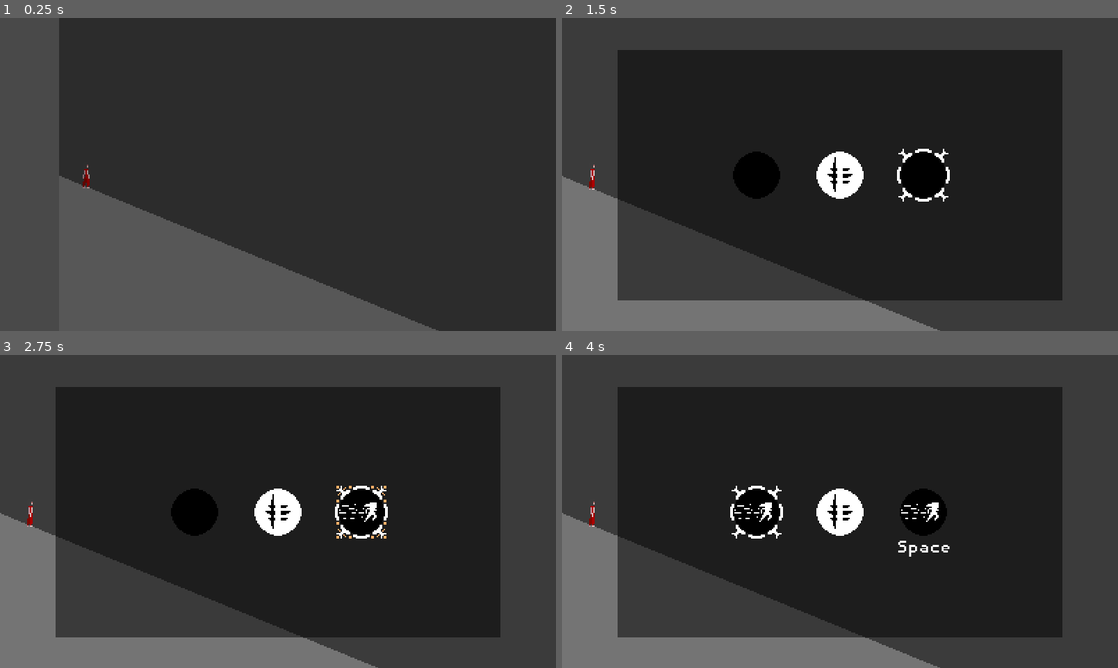
Above: before the commit, frames 1-4 (two rows, left to right).
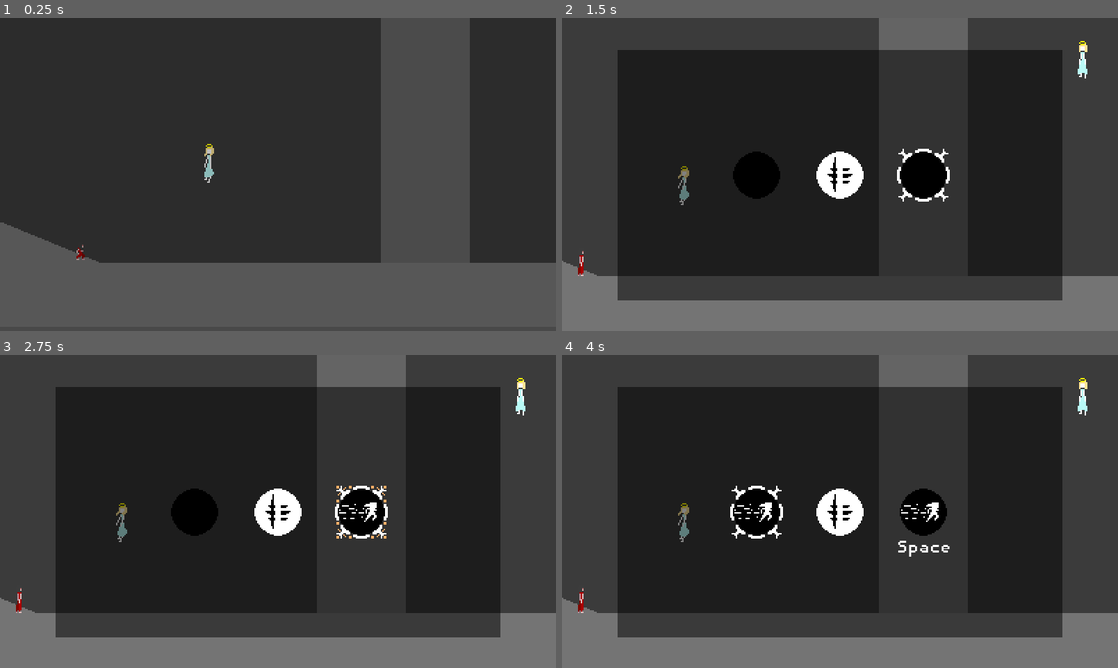
Above: after the commit, the same moments.

Repository: Lilith-In-Starlight/obsidian-glow
Game: Godot game, scene res://Areas/Field/FieldSubway.tscn
Same seed, same stepped clock (60 frames per second), same inputs: the game is played once before the commit and once after it. This scene is started directly instead of the project's main scene.
Inputs:
- Up to frame 1 (0.25 s): no input
- Up to frame 2 (1.5 s): tap Enter at 0.5 s; hold Right from 0.53 s (still down); tap I at 0.6 s; tap Up at 0.77 s; tap Space at 1.25 s; tap Z at 1.35 s
- Up to frame 3 (2.75 s): tap Up at 1.52 s; tap Enter at 2 s; release Right at 2.03 s; hold Left from 2.03 s (still down); hold X from 2.03 s (still down)
- Up to frame 4 (4 s): tap Space at 2.75 s; release Left at 2.78 s; release X at 2.78 s; hold Right from 2.78 s (still down); tap I at 2.85 s; tap Up at 3.02, 3.77 s; tap Enter at 3.5 s; hold Z from 3.53 s (still down)

The runs differ from the first frame. In frame 1, 33% of the frame differs, in the area x 0-100%, y 0-100%; in frame 2, 17%; in frame 3, 17%; in frame 4, 17%.

Commit message:
Changed most CollisionShapes for CollisionPolygons

Diff:
--- a/Areas/Field/FieldSubway.tscn
+++ b/Areas/Field/FieldSubway.tscn
@@ -9,21 +9,9 @@
 [ext_resource path="res://HUD/HUD.tscn" type="PackedScene" id=7]
 
 [sub_resource type="RectangleShape2D" id=1]
-extents = Vector2( 470, 102.5 )
-
-[sub_resource type="RectangleShape2D" id=2]
 extents = Vector2( 730, 102.5 )
 
-[sub_resource type="RectangleShape2D" id=3]
-extents = Vector2( 177, 28 )
-
-[sub_resource type="RectangleShape2D" id=4]
-extents = Vector2( 39, 168 )
-
-[sub_resource type="RectangleShape2D" id=5]
-extents = Vector2( 272.323, 10 )
-
-[sub_resource type="Environment" id=6]
+[sub_resource type="Environment" id=2]
 background_mode = 4
 tonemap_mode = 2
 glow_enabled = true
@@ -32,7 +20,6 @@
 
 [node name="World" type="StaticBody2D" parent="."]
 __meta__ = {
-"_edit_group_": true,
 "_edit_lock_": true
 }
 
@@ -44,34 +31,12 @@
 "_edit_lock_": true
 }
 
-[node name="CollisionShape2D" type="CollisionShape2D" parent="World"]
-position = Vector2( 818, 375 )
+[node name="CollisionShape2D2" type="CollisionShape2D" parent="World"]
+position = Vector2( 823, -161 )
 shape = SubResource( 1 )
 
-[node name="CollisionShape2D10" type="CollisionShape2D" parent="World"]
-position = Vector2( 1941, 375 )
-shape = SubResource( 1 )
-
-[node name="CollisionShape2D2" type="CollisionShape2D" parent="World"]
-position = Vector2( 823, -161 )
-shape = SubResource( 2 )
-
-[node name="CollisionShape2D3" type="CollisionShape2D" parent="World"]
-position = Vector2( 1410, 312 )
-shape = SubResource( 3 )
-
-[node name="CollisionShape2D4" type="CollisionShape2D" parent="World"]
-position = Vector2( -89, 23 )
-shape = SubResource( 4 )
-
-[node name="CollisionShape2D9" type="CollisionShape2D" parent="World"]
-position = Vector2( 1569, 142 )
-shape = SubResource( 4 )
-
-[node name="CollisionShape2D8" type="CollisionShape2D" parent="World"]
-position = Vector2( 199, 180 )
-rotation = 0.385842
-shape = SubResource( 5 )
+[node name="CollisionPolygon2D" type="CollisionPolygon2D" parent="World"]
+polygon = PoolVector2Array( 326, 73, 322, 320, 1591, 317, 1591, 54, 1535, 54, 1535, 272, 1471, 272, 1471, 284, 1288, 284, 1288, 272, 367, 272, 367, 74 )
 
 [node name="Subway" parent="." instance=ExtResource( 1 )]
 position = Vector2( 1377, 248 )
@@ -86,17 +51,20 @@
 position = Vector2( 802, 131 )
 
 [node name="Neptune" parent="." instance=ExtResource( 2 )]
-position = Vector2( 13, 82 )
+position = Vector2( 440, 238 )
 
 [node name="Camera2D" type="Camera2D" parent="Neptune"]
 current = true
-limit_left = 0
+limit_left = 435
 limit_top = -80
 limit_right = 1530
 limit_bottom = 310
 limit_smoothed = true
 smoothing_enabled = true
 editor_draw_limits = true
+__meta__ = {
+"_edit_lock_": true
+}
 
 [node name="CanvasLayer" type="CanvasLayer" parent="."]
 follow_viewport_enable = true
@@ -112,10 +80,10 @@
 [node name="Deco" type="Node2D" parent="."]
 
 [node name="WorldEnvironment" type="WorldEnvironment" parent="."]
-environment = SubResource( 6 )
+environment = SubResource( 2 )
 
 [node name="SceneChanger" parent="." instance=ExtResource( 4 )]
-position = Vector2( -65, 43 )
+position = Vector2( 391, 236 )
 newScene = "Field/FieldOutskirts"
 
 [node name="DialogueObject" parent="." instance=ExtResource( 6 )]
--- a/Areas/Outskirts/OutskirtsSubway.tscn
+++ b/Areas/Outskirts/OutskirtsSubway.tscn
@@ -8,21 +8,9 @@
 [ext_resource path="res://HUD/HUD.tscn" type="PackedScene" id=7]
 
 [sub_resource type="RectangleShape2D" id=1]
-extents = Vector2( 470, 102.5 )
-
-[sub_resource type="RectangleShape2D" id=2]
-extents = Vector2( 93, 102.5 )
-
-[sub_resource type="RectangleShape2D" id=3]
 extents = Vector2( 730, 102.5 )
 
-[sub_resource type="RectangleShape2D" id=4]
-extents = Vector2( 301, 28 )
-
-[sub_resource type="RectangleShape2D" id=5]
-extents = Vector2( 39, 168 )
-
-[sub_resource type="Environment" id=6]
+[sub_resource type="Environment" id=2]
 background_mode = 4
 tonemap_mode = 2
 glow_enabled = true
@@ -39,29 +27,12 @@
 "_edit_lock_": true
 }
 
-[node name="CollisionShape2D" type="CollisionShape2D" parent="World"]
-position = Vector2( 381, 375 )
+[node name="CollisionShape2D2" type="CollisionShape2D" parent="World"]
+position = Vector2( 823, -161 )
 shape = SubResource( 1 )
 
-[node name="CollisionShape2D5" type="CollisionShape2D" parent="World"]
-position = Vector2( 1127, 375 )
-shape = SubResource( 2 )
-
-[node name="CollisionShape2D2" type="CollisionShape2D" parent="World"]
-position = Vector2( 823, -161 )
-shape = SubResource( 3 )
-
-[node name="CollisionShape2D3" type="CollisionShape2D" parent="World"]
-position = Vector2( 1127, 313 )
-shape = SubResource( 4 )
-
-[node name="CollisionShape2D4" type="CollisionShape2D" parent="World"]
-position = Vector2( -56, 153 )
-shape = SubResource( 5 )
-
-[node name="CollisionShape2D9" type="CollisionShape2D" parent="World"]
-position = Vector2( 1433, 145 )
-shape = SubResource( 5 )
+[node name="CollisionPolygon2D" type="CollisionPolygon2D" parent="World"]
+polygon = PoolVector2Array( -47, 86, -46, 271, 851, 272, 851, 284, 1034, 284, 1034, 272, 1219, 272, 1219, 284, 1394, 284, 1394, 25, 1466, 25, 1466, 386, -64, 386, -64, 86 )
 
 [node name="Subway" parent="." instance=ExtResource( 1 )]
 position = Vector2( 940, 248 )
@@ -80,7 +51,7 @@
 position = Vector2( 170, 150 )
 
 [node name="Neptune" parent="." instance=ExtResource( 2 )]
-position = Vector2( 13, 82 )
+position = Vector2( 97, 168 )
 
 [node name="Camera2D" type="Camera2D" parent="Neptune"]
 current = true
--- a/Areas/Outskirts/OutskirtsView.tscn
+++ b/Areas/Outskirts/OutskirtsView.tscn
@@ -11,15 +11,6 @@
 [ext_resource path="res://Sprites/Elements/SubwayEntrance.png" type="Texture" id=9]
 [ext_resource path="res://DialogueObject.tscn" type="PackedScene" id=10]
 
-[sub_resource type="RectangleShape2D" id=1]
-extents = Vector2( 224, 102.5 )
-
-[sub_resource type="RectangleShape2D" id=2]
-extents = Vector2( 44, 13 )
-
-[sub_resource type="RectangleShape2D" id=3]
-extents = Vector2( 39, 168 )
-
 [sub_resource type="Environment" id=4]
 background_mode = 4
 tonemap_mode = 2
@@ -31,45 +22,34 @@
 
 [node name="ParallaxBackground" type="ParallaxBackground" parent="World"]
 layer = -1
-scroll_limit_end = Vector2( 460, 225 )
+scroll_limit_begin = Vector2( -170, 0 )
+scroll_limit_end = Vector2( 604, 225 )
 
 [node name="Field" type="Sprite" parent="World/ParallaxBackground"]
 position = Vector2( 230, 113 )
 texture = ExtResource( 6 )
 
 [node name="ParallaxLayer" type="ParallaxLayer" parent="World/ParallaxBackground"]
-motion_scale = Vector2( 0.05, 1 )
+motion_scale = Vector2( 0.01, 1 )
 
 [node name="townbgl" type="Sprite" parent="World/ParallaxBackground/ParallaxLayer"]
-position = Vector2( 31, 114 )
+position = Vector2( 24, 114 )
 texture = ExtResource( 3 )
 
 [node name="ParallaxLayer2" type="ParallaxLayer" parent="World/ParallaxBackground"]
-motion_scale = Vector2( 0.09, 1 )
+motion_scale = Vector2( 0.02, 1 )
 
 [node name="wall" type="Sprite" parent="World/ParallaxBackground/ParallaxLayer2"]
-position = Vector2( 75, 143 )
+position = Vector2( 57, 143 )
 texture = ExtResource( 8 )
 
 [node name="SubwayEntrance" type="Sprite" parent="World"]
-position = Vector2( 230, 113 )
+position = Vector2( 217, 113 )
 texture = ExtResource( 5 )
 
-[node name="CollisionShape2D" type="CollisionShape2D" parent="World"]
-position = Vector2( 261, 283 )
-shape = SubResource( 1 )
-
-[node name="CollisionShape2D5" type="CollisionShape2D" parent="World"]
-position = Vector2( -6, 188 )
-shape = SubResource( 2 )
-
-[node name="CollisionShape2D4" type="CollisionShape2D" parent="World"]
-position = Vector2( -48, 135 )
-shape = SubResource( 3 )
-
-[node name="CollisionShape2D9" type="CollisionShape2D" parent="World"]
-position = Vector2( 498, 97 )
-shape = SubResource( 3 )
+[node name="CollisionPolygon2D" type="CollisionPolygon2D" parent="World"]
+modulate = Color( 1, 1, 1, 0.294118 )
+polygon = PoolVector2Array( -208, 157, -91, 157, -91, 175, 38, 175, 38, 180, 459, 180, 459, 226, 570, 224, 570, 179, 629, 179, 629, 28, 670, 28, 667, 248, -243, 246, -243, 59, -208, 59 )
 
 [node name="Enemies" type="Node2D" parent="."]
 
@@ -84,9 +64,9 @@
 
 [node name="Camera2D" type="Camera2D" parent="Neptune"]
 current = true
-limit_left = 0
+limit_left = -170
 limit_top = 0
-limit_right = 460
+limit_right = 604
 limit_bottom = 225
 limit_smoothed = true
 smoothing_enabled = true
@@ -108,7 +88,7 @@
 environment = SubResource( 4 )
 
 [node name="SceneChanger" parent="." instance=ExtResource( 4 )]
-position = Vector2( -39, 157 )
+position = Vector2( -211, 143 )
 newScene = "Field/FieldOutskirts"
 
 [node name="HUD" parent="." instance=ExtResource( 7 )]
Not shown: 1 places in Areas/Field/FieldSubway.tscn that only renumber resources
Not shown: 2 places in Areas/Outskirts/OutskirtsSubway.tscn that only renumber resources
Not shown: 1 places in Areas/Outskirts/OutskirtsView.tscn that only renumber resources
